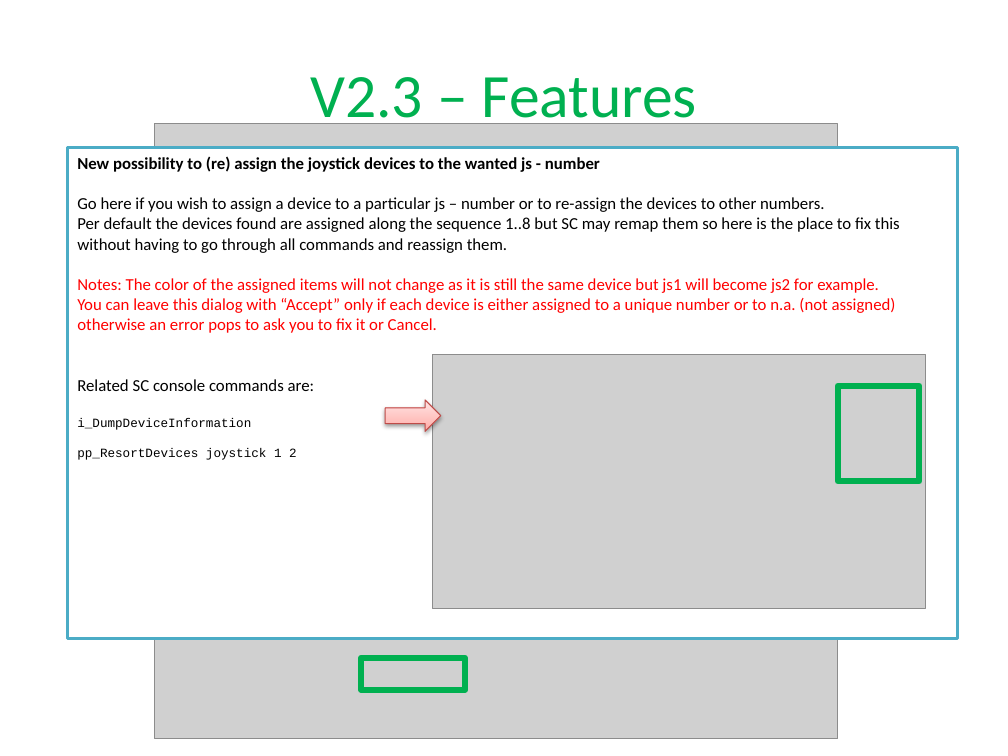
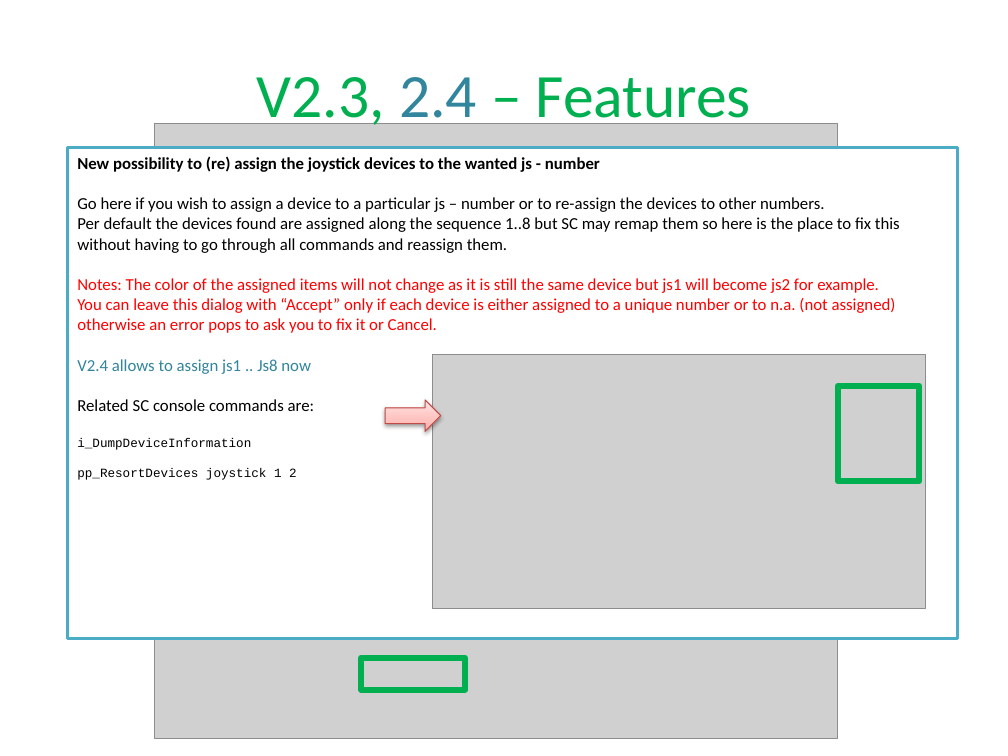
Before and after one commit to SCToolsfactory/SCJMapper-V2, a slide deck: slide 17 of doc/SCJMapper_QGuide.pptx. Drawn at 1008x756 pixels with LibreOffice and Linux fonts; fonts in the diff are those of the drawing; grey boxes stand for pictures. Boxes give left, top, right and bottom in pixels: in the first picture for what was removed or moved away, otherwise in the second. Text is boxed around its words. In the diff, an @@ line names an element or a change of style, - is before the commit and + after.

Commit message:
improved on #17 allows js1..js8 adopt for AC 0.9 - add actionmaps flycam and spaceship_turret

```diff
--- a/doc/SCJMapper_QGuide.pptx
+++ b/doc/SCJMapper_QGuide.pptx
@@ title at box(257, 77, 751, 132): text changed @@
-V2.3 – Features
+V2.3, 2.4 – Features
@@ text in rectangle at box(77, 359, 311, 374): paragraph added @@
+V2.4 allows to assign js1 .. Js8 now
```
Also in this commit, not shown: 7 other slides changed, 15 other files.
